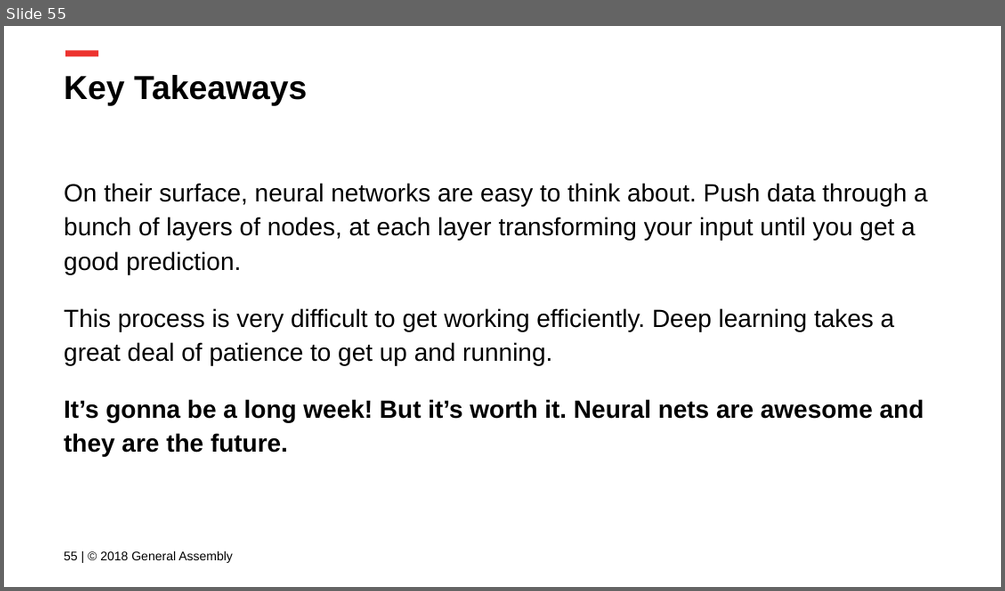
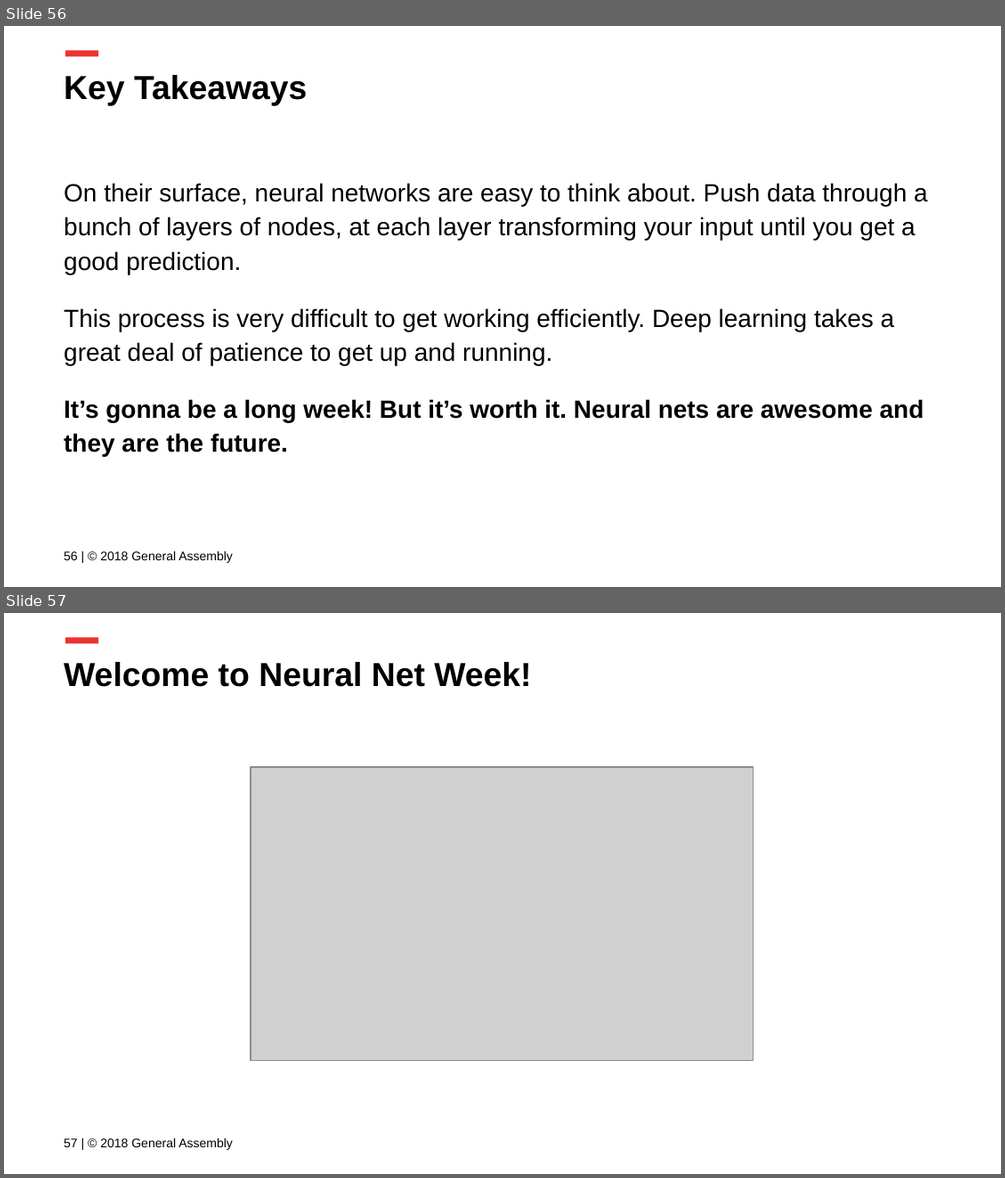
Before and after one commit to ga-curriculum/lesson-intro-nn, a slide deck: Intro to NNs.pptx. Shown one above the other, each under a label of ours: slide 55 before the commit, slides 56 and 57 after it. The pictures are 1005x591 and 1005x1178 pixels, drawn with LibreOffice and Linux fonts; fonts in the diff are those of the drawing; grey boxes stand for pictures; background and template pictures are left out. Boxes give left, top, right and bottom in pixels: in the first picture for what was removed or moved away, otherwise in the second. Text is boxed around its words. In the diff, an @@ line names an element or a change of style, - is before the commit and + after.

```diff
--- a/Intro to NNs.pptx
+++ b/Intro to NNs.pptx
@@ slide 57 added at bbox=[4, 613, 1001, 1174], background #FFFFFF; not listed: 1 template element that a slide beside it also shows @@
@@ title added at bbox=[64, 662, 531, 687], 24 pt, text #000000, bold @@
+Welcome to Neural Net Week!
@@ picture added at bbox=[251, 766, 752, 1060] @@
@@ text added at bbox=[64, 1138, 233, 1150], 9 pt, text #000000 @@
+57 | © 2018 General Assembly
@@ what was slide 55 is now slide 56 @@
@@ text at bbox=[64, 551, 233, 563]: text changed @@
-55 | © 2018 General Assembly
+56 | © 2018 General Assembly
```
Also in this commit, not shown: 8 slides changed, 2 other files.
